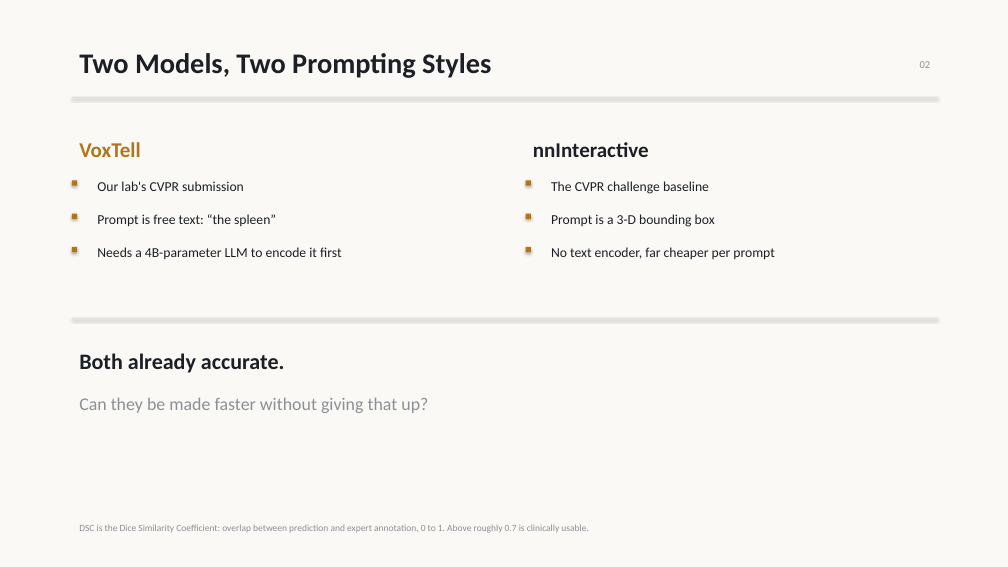
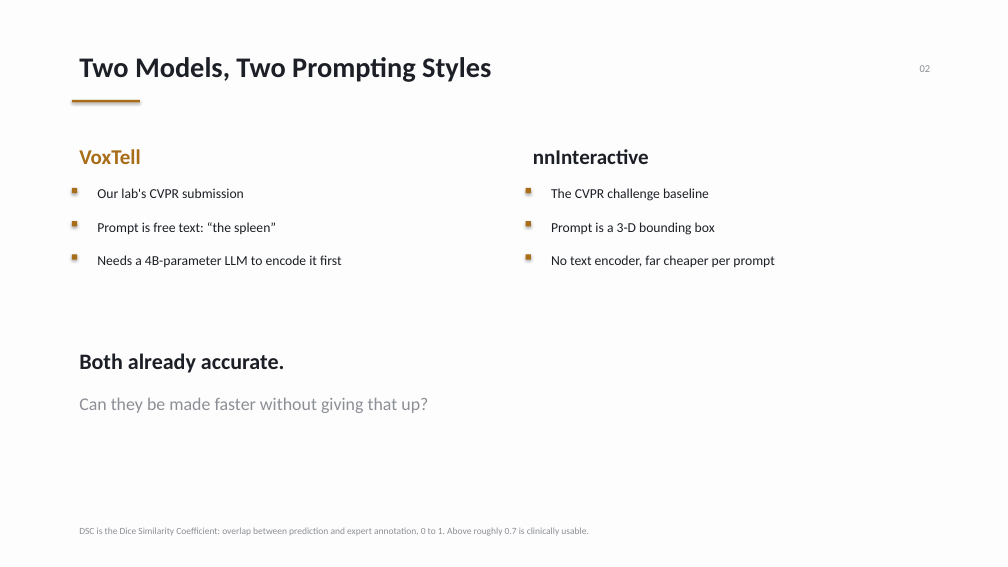
Before and after one commit to pentaexe/VoxTell-main, a slide deck: slide 2 of slides.pptx. Drawn at 1008x567 pixels with LibreOffice and Linux fonts; fonts in the diff are those of the drawing. Boxes give left, top, right and bottom in pixels: in the first picture for what was removed or moved away, otherwise in the second. Text is boxed around its words. In the diff, an @@ line names an element or a change of style, - is before the commit and + after.

```diff
--- a/slides.pptx
+++ b/slides.pptx
@@ background #FAF9F6 to #FDFDFD @@
@@ rectangle removed at [72, 97, 938, 98] @@
@@ rectangle added at [72, 100, 140, 102], fill #A86D18 @@
@@ text "VoxTell" at [79, 149, 141, 164]: text colour #B0761B to #A86D18 @@
@@ 4 texts: place and size @@
-4 texts at [79, 53, 931, 194]
+4 texts at [79, 57, 931, 201]
@@ 6 texts, 6 rectangles: place and size @@
-6 texts, 6 rectangles at [72, 142, 774, 260]
+6 texts, 6 rectangles at [72, 149, 774, 268]
@@ fill #B0761B to #A86D18 in 6 elements at [72, 188, 77, 193], [72, 221, 77, 226], [526, 188, 531, 193], [526, 221, 531, 226], [72, 255, 77, 260], [526, 255, 531, 260] @@
@@ rectangle removed at [72, 318, 938, 318] @@
```
Also in this commit, not shown: 7 other slides changed, 1 other file.
